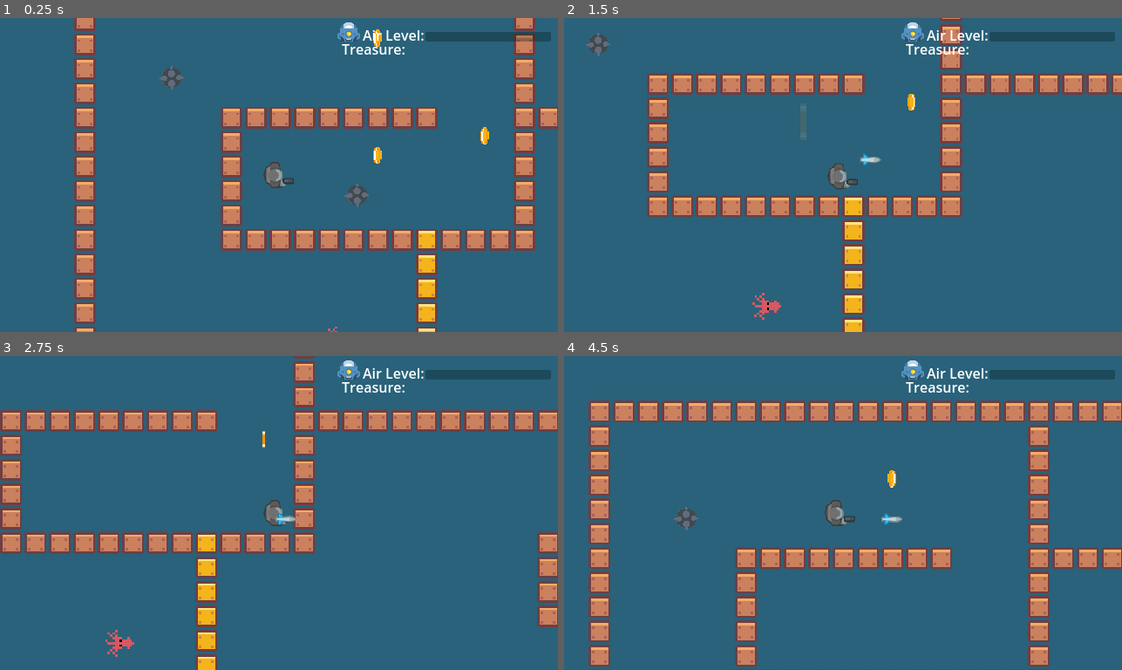
Above: before the commit, frames 1-4 (two rows, left to right).
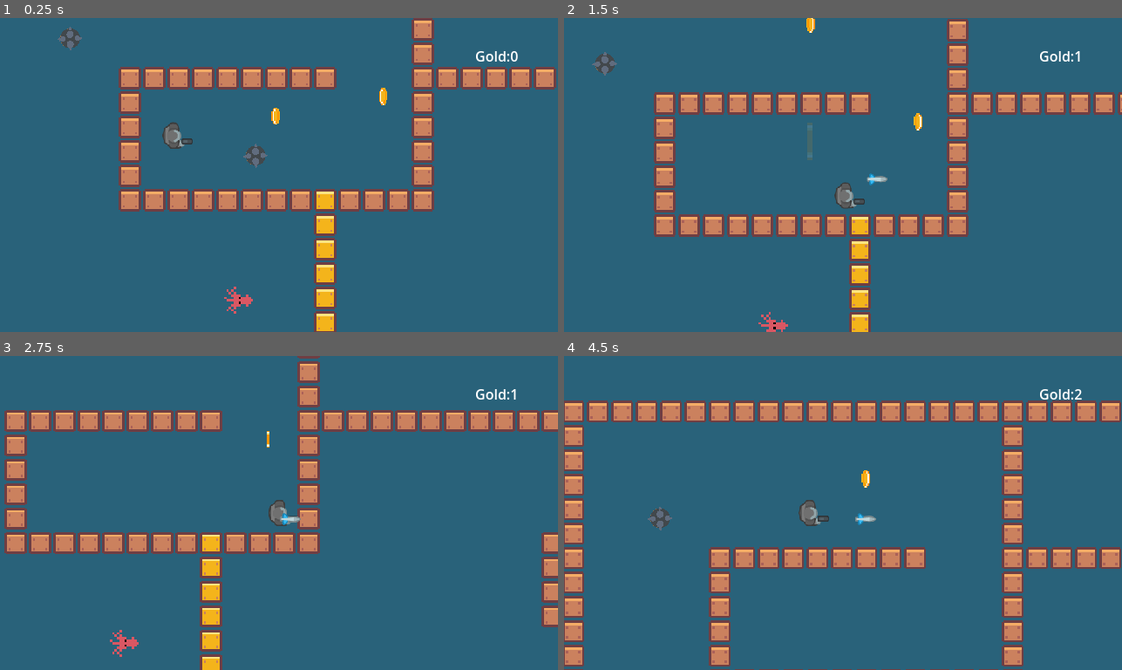
Above: after the commit, the same moments.

Repository: ironmonkeyking85/Kraken-s-Treasure
Game: Godot game, scene res://Scenes/Main.tscn
Two runs of this game, one before a commit and one after it. Both use one fixed random seed, a clock stepped at 60 frames per second and the inputs below.
Inputs:
- Up to frame 1 (0.25 s): no input
- Up to frame 2 (1.5 s): hold D (Right) 0.53-1.28 s; hold Space (Shoot) 0.53-1.28 s; hold S (Down) from 1.28 s (still down); tap Space (Shoot) at 1.35 s
- Up to frame 3 (2.75 s): release S (Down) at 2.03 s; hold D (Right) from 2.03 s (still down); hold Space (Shoot) from 2.03 s (still down)
- Up to frame 4 (4.5 s): release D (Right) at 2.78 s; release Space (Shoot) at 2.78 s; hold W (Up) 2.78-3.53 s; tap Space (Shoot) at 2.85, 4.35 s; hold Space (Shoot) 3.53-4.28 s; hold A (Left) from 3.53 s (still down)

The runs differ from the first frame. In frame 1, 28% of the frame differs, in the area x 10-100%, y 0-100%; in frame 2, 21%; in frame 3, 8.5%; in frame 4, 19%.

Commit message:
HUD setup

Diff:
--- a/Auto Loads/Singletons/Globals.gd
+++ b/Auto Loads/Singletons/Globals.gd
@@ -1,5 +1,7 @@
 class_name Global_Singeltons
 extends Node
+
+
 
 
 var gold_coins = 0
--- a/Scenes/Main.tscn
+++ b/Scenes/Main.tscn
@@ -631,14 +631,13 @@
 position = Vector2(0, -1)
 zoom = Vector2(1.4, 1.4)
 process_callback = 0
+position_smoothing_enabled = true
+position_smoothing_speed = 7.0
 script = ExtResource("1_hiqtc")
 
 [node name="Player" parent="." instance=ExtResource("1_awg6l")]
 position = Vector2(-472, -184)
 up_direction = Vector2(0, -1)
-
-[node name="HUD" parent="Player" instance=ExtResource("11_1dlnf")]
-visible = true
 
 [node name="Squid" parent="." instance=ExtResource("6_qsyl1")]
 position = Vector2(-424, -48)
@@ -661,13 +660,17 @@
 [node name="SeaMine2" parent="." instance=ExtResource("7_8vm6u")]
 position = Vector2(-560, -264)
 
-[node name="GoldCoin" parent="." instance=ExtResource("8_a4lnq")]
+[node name="TreasureChest" parent="." instance=ExtResource("9_hcqwk")]
+
+[node name="Collectables" type="Node" parent="."]
+
+[node name="GoldCoin" parent="Collectables" instance=ExtResource("8_a4lnq")]
 position = Vector2(-392, -200)
 
-[node name="GoldCoin2" parent="." instance=ExtResource("8_a4lnq")]
+[node name="GoldCoin3" parent="Collectables" instance=ExtResource("8_a4lnq")]
+position = Vector2(-392, -296)
+
+[node name="GoldCoin2" parent="Collectables" instance=ExtResource("8_a4lnq")]
 position = Vector2(-304, -216)
 
-[node name="GoldCoin3" parent="." instance=ExtResource("8_a4lnq")]
-position = Vector2(-392, -296)
-
-[node name="TreasureChest" parent="." instance=ExtResource("9_hcqwk")]
+[node name="HUD" parent="." instance=ExtResource("11_1dlnf")]
--- a/Scenes/hud.tscn
+++ b/Scenes/hud.tscn
@@ -1,59 +1,14 @@
-[gd_scene load_steps=5 format=3 uid="uid://du7b5lb5lhk31"]
+[gd_scene load_steps=2 format=3 uid="uid://du7b5lb5lhk31"]
 
 [ext_resource type="Script" path="res://Scripts/hud.gd" id="1_f8gkf"]
-[ext_resource type="Texture2D" uid="uid://ihj0tnj2owws" path="res://Assets/Player/head.png" id="2_5wj1k"]
-[ext_resource type="Texture2D" uid="uid://jvkylmi6uuhe" path="res://Assets/Interactables/scuba tank.png" id="3_re0h5"]
-[ext_resource type="Script" path="res://UI/In-game HUD/ProgressBar.gd" id="4_no7s8"]
 
 [node name="HUD" type="CanvasLayer"]
-visible = false
 script = ExtResource("1_f8gkf")
 
-[node name="HBoxContainer" type="HBoxContainer" parent="."]
-grow_horizontal = 2
-grow_vertical = 2
-
-[node name="AirTank" type="Sprite2D" parent="HBoxContainer"]
-visible = false
-position = Vector2(536, 24)
-scale = Vector2(2, 2)
-texture = ExtResource("3_re0h5")
-hframes = 4
-frame = 3
-
-[node name="Head" type="Sprite2D" parent="HBoxContainer"]
-position = Vector2(400, 16)
-scale = Vector2(0.5, 0.5)
-texture = ExtResource("2_5wj1k")
-
-[node name="Airlevel" type="Label" parent="."]
-offset_left = 416.0
-offset_top = 8.0
-offset_right = 523.0
-offset_bottom = 34.0
-size_flags_horizontal = 8
-text = "Air Level:"
-
 [node name="Treasure" type="Label" parent="."]
-offset_left = 392.0
-offset_top = 24.0
-offset_right = 470.0
-offset_bottom = 50.0
-text = "Treasure:"
-
-[node name="ProgressBar" type="ProgressBar" parent="."]
-modulate = Color(0, 0.756863, 0.756863, 1)
-offset_left = 488.0
-offset_top = 16.0
-offset_right = 848.0
-offset_bottom = 43.0
-scale = Vector2(0.4, 0.4)
-step = 1.0
-show_percentage = false
-script = ExtResource("4_no7s8")
-
-[node name="Air Depletion Timer" type="Timer" parent="."]
-wait_time = 5.0
-autostart = true
-
-[connection signal="timeout" from="Air Depletion Timer" to="ProgressBar" method="_on_air_depletion_timer_timeout"]
+offset_left = 545.0
+offset_top = 31.0
+offset_right = 632.0
+offset_bottom = 57.0
+text = "   1"
+vertical_alignment = 1
--- a/Scripts/gold_coin.gd
+++ b/Scripts/gold_coin.gd
@@ -1,4 +1,5 @@
 extends Node2D
+
 
 
 
--- a/Scripts/hud.gd
+++ b/Scripts/hud.gd
@@ -1,11 +1,4 @@
 extends CanvasLayer
 
-
-# Called when the node enters the scene tree for the first time.
-func _ready():
-	pass # Replace with function body.
-
-
-# Called every frame. 'delta' is the elapsed time since the previous frame.
 func _process(delta):
-	pass
+	$Treasure.text = "Gold:" + var_to_str(Globals.gold_coins)
--- a/Scripts/player.gd
+++ b/Scripts/player.gd
@@ -57,7 +57,7 @@
 	if body.is_in_group("Enemy"):
 		current_health -= 25
 		health_changed.emit()
-		print(health_changed)
+
 	if current_health <= 0:
 		get_tree().reload_current_scene()
 
--- /dev/null
+++ b/UI/In-game HUD/airtankhealth.gd
@@ -0,0 +1,17 @@
+extends HBoxContainer
+
+
+enum AIR_TANKS {tanks}
+
+var scuba_tank = preload("res://Assets/Interactables/scuba tank.png")
+
+@export var health: AIR_TANKS
+
+func health_update(value):
+	match health:
+		AIR_TANKS.tanks:
+			update_tanks(value)
+
+func update_tanks(value):
+	for i in get_child_count():
+		get_child(i).visible = value > i
--- a/project.godot
+++ b/project.godot
@@ -24,6 +24,7 @@
 window/size/viewport_width=640
 window/size/viewport_height=360
 window/stretch/mode="viewport"
+window/stretch/aspect="expand"
 
 [input]
 
@@ -72,4 +73,5 @@
 textures/canvas_textures/default_texture_filter=0
 renderer/rendering_method="gl_compatibility"
 renderer/rendering_method.mobile="gl_compatibility"
+environment/defaults/default_clear_color=Color(0.227451, 0.227451, 0.227451, 1)
 textures/size/viewport_height=1080
